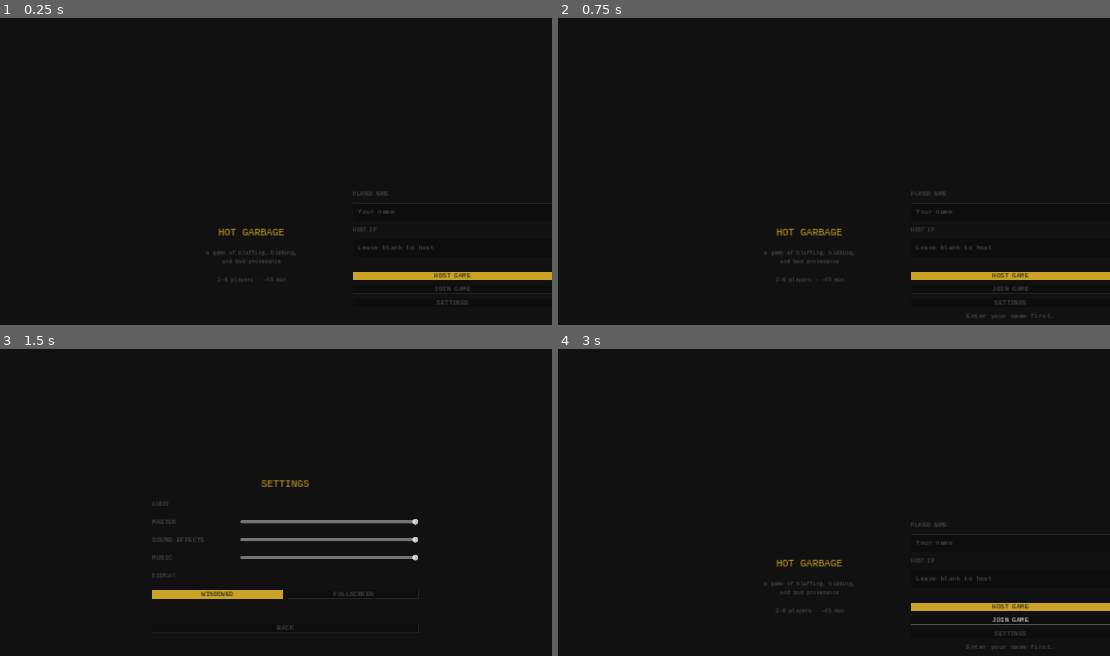
Above: before the commit, frames 1-4 (two rows, left to right).
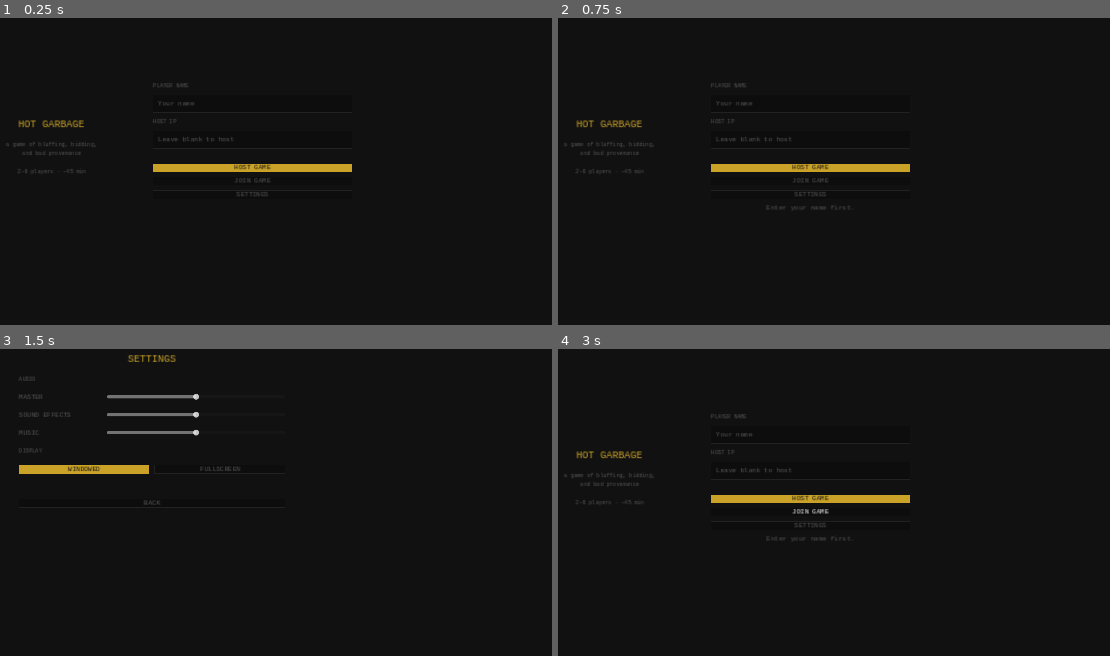
Above: after the commit, the same moments.

Repository: kevinBlum/hot-garbage
Game: Godot game, scene res://src/scenes/main_menu.tscn
The game is run twice, just before and just after one commit, with the same random seed, the same clock (stepped at 60 frames per second) and the same inputs.
Inputs:
- Up to frame 1 (0.25 s): no input
- Up to frame 2 (0.75 s): click "HOST GAME" at 0.5 s
- Up to frame 3 (1.5 s): click "SETTINGS" at 1.25 s
- Up to frame 4 (3 s): click "BACK" at 2 s; click "JOIN GAME" at 2.75 s

The runs differ from the first frame. In frame 1, 2.8% of the frame differs, in the area x 1-100%, y 21-94%; in frame 2, 2.9%; in frame 3, 3.6%, in the area x 3-76%, y 1-92%; in frame 4, 3.1%.

Commit message:
fix: center all scene layouts, halve default audio volume
PRESET_CENTER + custom_minimum_size anchors at (0.5,0.5) with zero
offsets, causing asymmetric growth off-center. Replaced with a new
_UITheme.add_center_container() helper (CenterContainer + PRESET_FULL_RECT)
used consistently across all 5 affected scenes. Also lowered default
volume properties and cfg fallbacks from 1.0 → 0.5, and halved PCM
amplitude (32767 → 16383) to reduce startup loudness. Codified the
centering rule in CLAUDE.md.

Co-Authored-By: Claude Sonnet 4.6 <noreply@anthropic.com>

Diff:
--- a/hot-garbage-godot/src/audio/audio_manager.gd
+++ b/hot-garbage-godot/src/audio/audio_manager.gd
@@ -1,8 +1,8 @@
 extends Node
 
-var master_volume: float = 1.0
-var sfx_volume:    float = 1.0
-var music_volume:  float = 1.0
+var master_volume: float = 0.5
+var sfx_volume:    float = 0.5
+var music_volume:  float = 0.5
 
 var _player_ui:      AudioStreamPlayer
 var _player_bid:     AudioStreamPlayer
@@ -44,9 +44,9 @@
     if cfg.load("user://settings.cfg") != OK:
         apply_volumes()
         return
-    master_volume = cfg.get_value("audio", "master", 1.0)
-    sfx_volume    = cfg.get_value("audio", "sfx",    1.0)
-    music_volume  = cfg.get_value("audio", "music",  1.0)
+    master_volume = cfg.get_value("audio", "master", 0.5)
+    sfx_volume    = cfg.get_value("audio", "sfx",    0.5)
+    music_volume  = cfg.get_value("audio", "music",  0.5)
     apply_volumes()
 
 # ---- private ----
@@ -77,7 +77,7 @@
     data.resize(n * 2)
     for i in n:
         var t: float = float(i) / float(sample_rate)
-        var v: int = int(sin(TAU * freq * t) * 32767.0 * exp(-t * decay))
+        var v: int = int(sin(TAU * freq * t) * 16383.0 * exp(-t * decay))
         data.encode_s16(i * 2, clampi(v, -32768, 32767))
     var wav := AudioStreamWAV.new()
     wav.format   = AudioStreamWAV.FORMAT_16_BITS
--- a/hot-garbage-godot/src/scenes/bid_reveal.gd
+++ b/hot-garbage-godot/src/scenes/bid_reveal.gd
@@ -23,10 +23,9 @@
 	add_child(main)
 
 	var vbox := VBoxContainer.new()
-	vbox.set_anchors_preset(Control.PRESET_CENTER)
 	vbox.custom_minimum_size = Vector2(960, 300)
 	vbox.add_theme_constant_override("separation", _UITheme.GAP * 2)
-	main.add_child(vbox)
+	_UITheme.add_center_container(main).add_child(vbox)
 
 	var header := Label.new()
 	header.text = "SOLD"
--- a/hot-garbage-godot/src/scenes/bidder_view.gd
+++ b/hot-garbage-godot/src/scenes/bidder_view.gd
@@ -105,9 +105,8 @@
 	action_vbox.add_child(_bid_area)
 
 	var bid_row := HBoxContainer.new()
-	bid_row.set_anchors_preset(Control.PRESET_CENTER)
 	bid_row.add_theme_constant_override("separation", _UITheme.GAP)
-	_bid_area.add_child(bid_row)
+	_UITheme.add_center_container(_bid_area).add_child(bid_row)
 
 	var bid_lbl := Label.new()
 	bid_lbl.text = "Your bid: §"
--- a/hot-garbage-godot/src/scenes/lobby.gd
+++ b/hot-garbage-godot/src/scenes/lobby.gd
@@ -17,10 +17,9 @@
 	_UITheme.add_bg(self)
 
 	var vbox := VBoxContainer.new()
-	vbox.set_anchors_preset(Control.PRESET_CENTER)
 	vbox.custom_minimum_size = Vector2(640, 520)
 	vbox.add_theme_constant_override("separation", _UITheme.GAP * 2)
-	add_child(vbox)
+	_UITheme.add_center_container(self).add_child(vbox)
 
 	var title := Label.new()
 	title.text = "LOBBY"
--- a/hot-garbage-godot/src/scenes/main_menu.gd
+++ b/hot-garbage-godot/src/scenes/main_menu.gd
@@ -16,10 +16,9 @@
 	_UITheme.add_bg(self)
 
 	var hbox := HBoxContainer.new()
-	hbox.set_anchors_preset(Control.PRESET_CENTER)
 	hbox.custom_minimum_size = Vector2(960, 520)
 	hbox.add_theme_constant_override("separation", 0)
-	add_child(hbox)
+	_UITheme.add_center_container(self).add_child(hbox)
 
 	# --- Left panel: branding ---
 	var left := VBoxContainer.new()
--- a/hot-garbage-godot/src/scenes/settings.gd
+++ b/hot-garbage-godot/src/scenes/settings.gd
@@ -9,10 +9,9 @@
 	_UITheme.add_bg(self)
 
 	var vbox := VBoxContainer.new()
-	vbox.set_anchors_preset(Control.PRESET_CENTER)
 	vbox.custom_minimum_size = Vector2(640, 600)
 	vbox.add_theme_constant_override("separation", _UITheme.GAP * 2)
-	add_child(vbox)
+	_UITheme.add_center_container(self).add_child(vbox)
 
 	var title := Label.new()
 	title.text = "SETTINGS"
--- a/hot-garbage-godot/src/scenes/ui_theme.gd
+++ b/hot-garbage-godot/src/scenes/ui_theme.gd
@@ -32,6 +32,12 @@
         _mono = SystemFont.new()
         _mono.font_names = PackedStringArray(["Courier New", "Courier", "Liberation Mono"])
     return _mono
+
+static func add_center_container(parent: Control) -> CenterContainer:
+    var cc := CenterContainer.new()
+    cc.set_anchors_preset(Control.PRESET_FULL_RECT)
+    parent.add_child(cc)
+    return cc
 
 static func add_bg(node: Control) -> void:
     var bg := ColorRect.new()
Not shown, changed: CLAUDE.md
